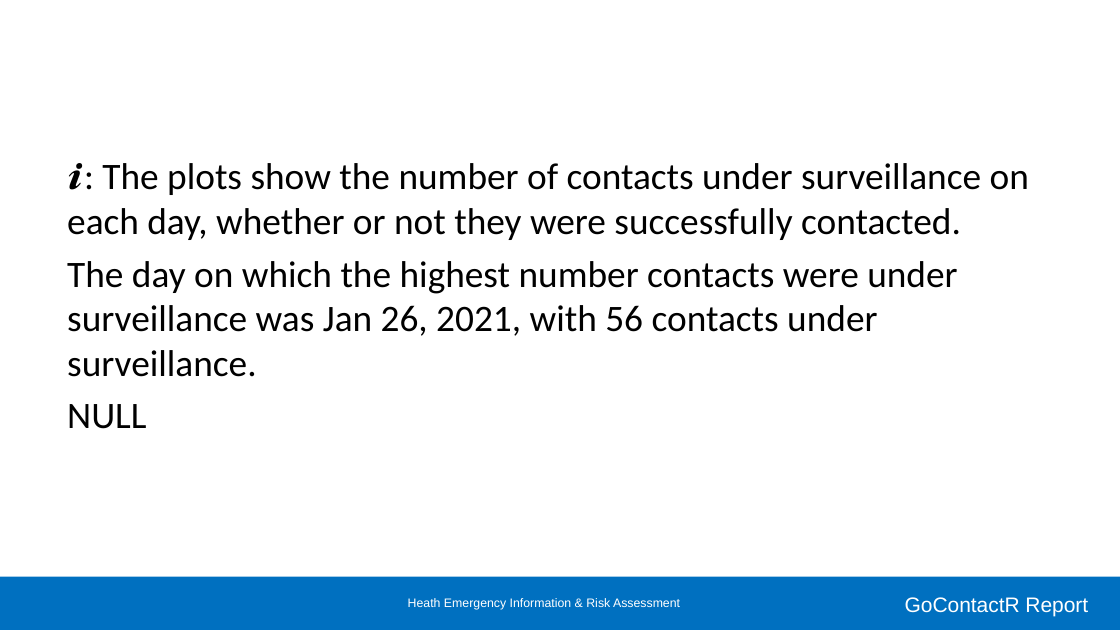
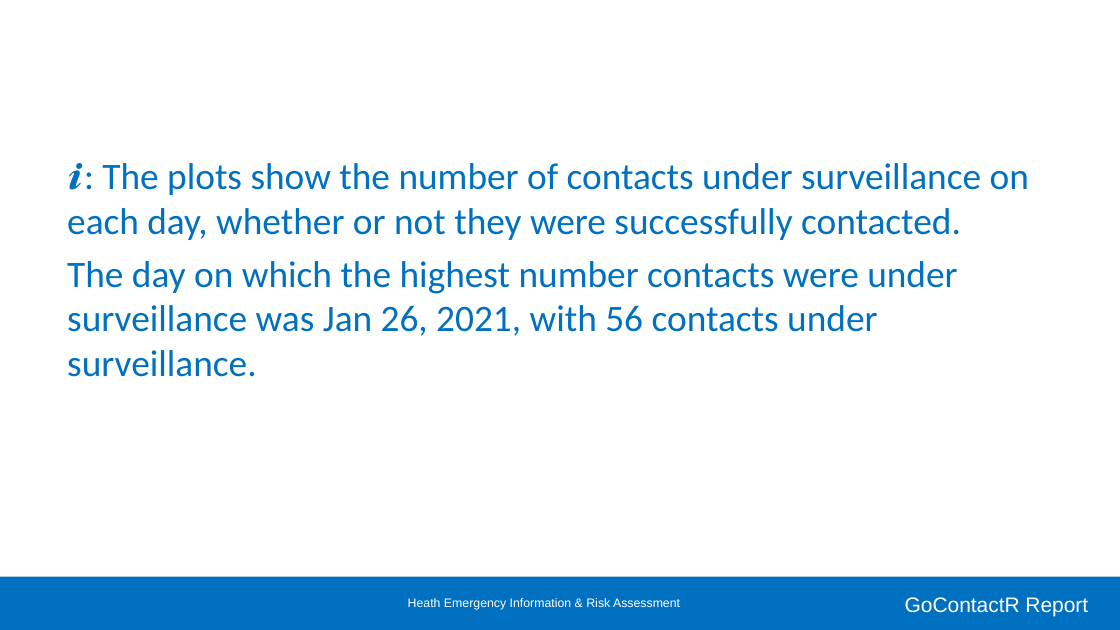
Before and after one commit to kendavidn/GoContactR, a slide deck: slide 14 of markdown/report.pptx (slide 15 before the commit). Drawn at 1120x630 pixels with LibreOffice and Linux fonts; fonts in the diff are those of the drawing; background and template pictures are left out. Boxes give left, top, right and bottom in pixels: in the first picture for what was removed or moved away, otherwise in the second. Text is boxed around its words. In the diff, an @@ line names an element or a change of style, - is before the commit and + after.

```diff
--- a/markdown/report.pptx
+++ b/markdown/report.pptx
@@ text "ℹ: The plots show the ..." at (67,163,1029,377): text colour #000000 to #0070C0 @@
@@ text at (67,404,146,429): paragraph removed @@
-NULL
```
Also in this commit, not shown: 23 other slides changed, 9 slides added, 13 slides removed, 35 other files.
